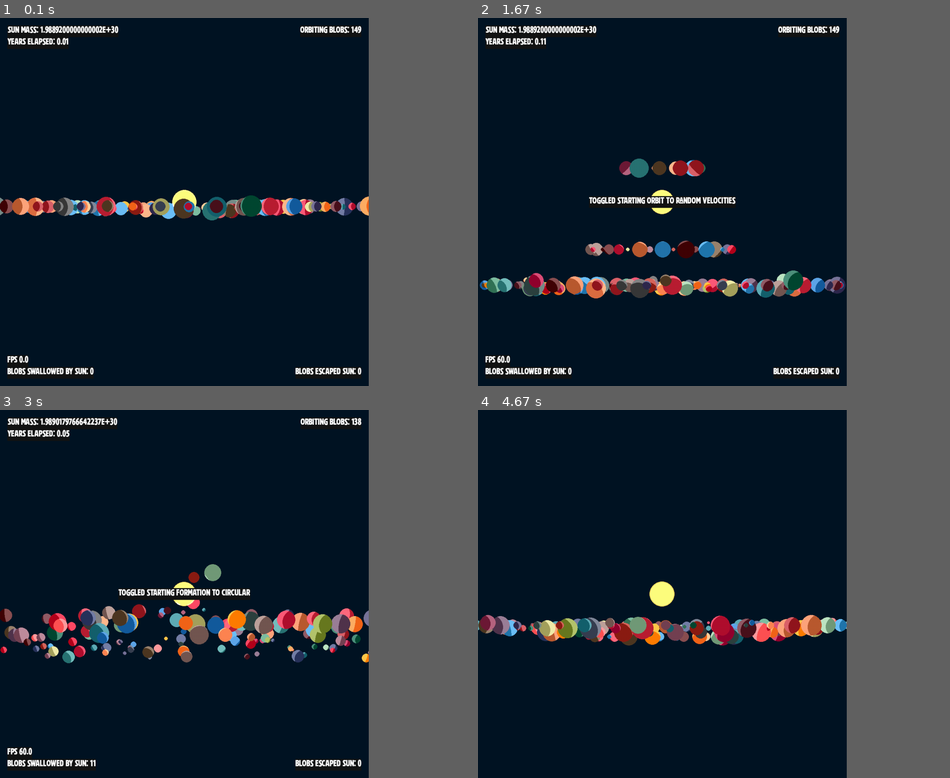
Above: before the commit, frames 1-4 (two rows, left to right).
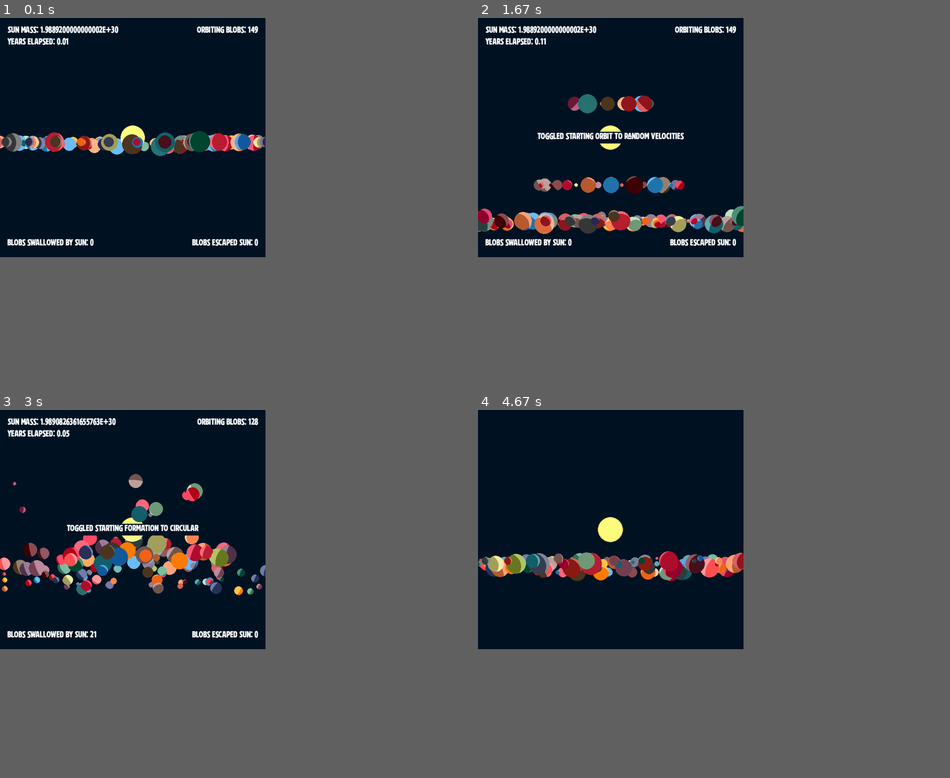
Above: after the commit, the same moments.

Repository: jmottster/newton
Game: pygame game, started from main.py
Two runs of this game, one before a commit and one after it. Both use one fixed random seed, a clock stepped at 60 frames per second and the inputs below.
Inputs:
- Up to frame 1 (0.1 s): no input
- Up to frame 2 (1.67 s): hold D 0.33-0.8 s; hold W 0.83-1.13 s; hold D 1.17-1.63 s
- Up to frame 3 (3 s): hold A 1.67-2.2 s; hold S 2.23-2.53 s; hold A 2.57-2.97 s
- Up to frame 4 (4.67 s): hold W 3-3.37 s; hold D 3.4-4.03 s; hold S 4.07-4.43 s
In our replay, the window is 900x900 before the commit and 648x585 after it. These sizes can differ from the game's own. Grey fills any space a smaller window leaves; there, only what the larger window draws over its background counts as a difference.

The runs differ from the first frame. In frame 1, 7.2% of the frame differs, in the area x 0-79%, y 2-97%; in frame 2, 11%; in frame 3, 12%; in frame 4, 7.6%.

Commit message:
Code efficiency tweaks, preparing for release

Diff:
--- a/blob_plotter.py
+++ b/blob_plotter.py
@@ -6,7 +6,6 @@
 by Jason Mott, copyright 2024
 """
 
-import pygame
 import numpy as np
 import math, random
 from globals import *
@@ -15,7 +14,7 @@
 __author__ = "Jason Mott"
 __copyright__ = "Copyright 2024"
 __license__ = "GPL 3.0"
-__version__ = "0.0.1"
+__version__ = VERSION
 __maintainer__ = "Jason Mott"
 __email__ = "github@jasonmott.com"
 __status__ = "In Progress"
@@ -81,6 +80,7 @@
 
     def plot_blobs(self):
         # TODO This function is getting unruly, clean it up
+
         # split the screen up into enough partitions for every blob
         if NUM_BLOBS > 5:
             blob_partition = round(
@@ -312,7 +312,7 @@
                 #     f"{round(blob.z * SCALE_DOWN)}",
                 #     1,
                 #     (255, 255, 255),
-                #     (0, 0, 0),
+                #     BACKGROUND_COLOR,
                 # )
                 # self.universe.blit(
                 #     mass_text,
@@ -353,7 +353,7 @@
                 message,
                 1,
                 (255, 255, 255),
-                (19, 21, 21),
+                BACKGROUND_COLOR,
             )
             self.display.blit(
                 message_center,
@@ -368,7 +368,7 @@
             f"Sun mass: {self.blobs[0].mass}",
             1,
             (255, 255, 255),
-            (19, 21, 21),
+            BACKGROUND_COLOR,
         )
         self.display.blit(
             stat_text_top_left,
@@ -383,7 +383,7 @@
             f"Orbiting blobs: {self.blobs.size - 1}",
             1,
             (255, 255, 255),
-            (19, 21, 21),
+            BACKGROUND_COLOR,
         )
         self.display.blit(
             stat_text_top_right,
@@ -398,7 +398,7 @@
             f"Blobs swallowed by Sun: {self.blobs_swalled}",
             1,
             (255, 255, 255),
-            (19, 21, 21),
+            BACKGROUND_COLOR,
         )
         self.display.blit(
             stat_text_bottom_left,
@@ -413,7 +413,7 @@
             f"Blobs escaped Sun: {self.blobs_escaped}",
             1,
             (255, 255, 255),
-            (19, 21, 21),
+            BACKGROUND_COLOR,
         )
         self.display.blit(
             stat_text_bottom_right,
--- a/globals.py
+++ b/globals.py
@@ -6,13 +6,12 @@
 by Jason Mott, copyright 2024
 """
 
-import math
 from os import path
 
 __author__ = "Jason Mott"
 __copyright__ = "Copyright 2024"
 __license__ = "GPL 3.0"
-__version__ = "0.0.1"
+__version__ = "0.0.2"
 __maintainer__ = "Jason Mott"
 __email__ = "github@jasonmott.com"
 __status__ = "In Progress"
@@ -20,12 +19,14 @@
 
 # Global constants
 
+VERSION = __version__
+
 # No need to ever change these
 G = 6.67428e-11  # Gravitational constant
 AU = 149.6e6 * 1000  # 1 Astronomical Unit
 
 # Change to scale the size of universe (thus window)
-CLOCK_FPS = True
+CLOCK_FPS = False
 LIGHTING = True
 SCALE_PERCENT = 1
 AU_SCALE_FACTOR = 500 * SCALE_PERCENT  # Number of pixles to equal 1 AU
@@ -44,7 +45,7 @@
 GRID_KEY_UPPER_BOUND = int(UNIVERSE_SIZE / GRID_CELL_SIZE)
 GRID_KEY_CHECK_BOUND = GRID_KEY_UPPER_BOUND - 1
 SCALE_DOWN = AU_SCALE_FACTOR / AU  # 1 AU = SCALE_FACTOR pixels
-SCALE_UP = AU / AU_SCALE_FACTOR  # 1 AU = SCALE_FACTOR pixels
+SCALE_UP = AU / AU_SCALE_FACTOR  # SCALE_FACTOR pixels = 1 AU
 # Cube size of the universe in real life scale
 SCALED_UNIVERSE_SIZE = UNIVERSE_SIZE * SCALE_UP  # Real height and width in AU
 FRAME_RATE = 60  # there are FRAME_RATE frames per second
@@ -70,15 +71,14 @@
 CENTER_BLOB_COLOR = (255, 210, 63)
 CENTER_BLOB_NAME = "sun"
 COLORS = [
-    (221, 110, 66),
-    (33, 118, 174),
-    (51, 115, 87),
-    (147, 3, 46),
+    (221, 110, 66),  # rgb(221, 110, 66)
+    (33, 118, 174),  # rgb(33, 118, 174)
+    (51, 115, 87),  # rgb(51, 115, 87)
+    (147, 3, 46),  # rgb(147, 3, 46)
     (255, 133, 82),
     (255, 81, 84),
     (177, 15, 46),
     (35, 116, 171),
-    # (120, 188, 97),
     (179, 0, 27),
     (242, 100, 25),
     (20, 92, 158),
--- a/main.py
+++ b/main.py
@@ -9,14 +9,13 @@
 import pygame
 
 from resources import resource_path, FPS
-from massive_blob import MassiveBlob
 from blob_plotter import BlobPlotter
 from globals import *
 
 __author__ = "Jason Mott"
 __copyright__ = "Copyright 2024"
 __license__ = "GPL 3.0"
-__version__ = "0.0.1"
+__version__ = VERSION
 __maintainer__ = "Jason Mott"
 __email__ = "github@jasonmott.com"
 __status__ = "In Progress"
@@ -31,20 +30,17 @@
 
     def __init__(self):
 
-        self.pg = pygame
-        self.pg.init()
+        pygame.init()
 
         # Set up the window, frame rate clock, and fonts
-        self.universe = self.pg.Surface([UNIVERSE_SIZE_W, UNIVERSE_SIZE_H])
-        self.display = self.pg.display.set_mode(
-            [DISPLAY_SIZE_W, DISPLAY_SIZE_H], self.pg.RESIZABLE
-        )
-        self.pg.display.set_caption("Newton's Blobs")
-        self.img = self.pg.image.load(resource_path(WINDOW_ICON))
-        self.pg.display.set_icon(self.img)
+        self.universe = pygame.Surface([UNIVERSE_SIZE_W, UNIVERSE_SIZE_H])
+        self.display = self.getDisplay()
+        pygame.display.set_caption("Newton's Blobs")
+        self.img = pygame.image.load(resource_path(WINDOW_ICON))
+        pygame.display.set_icon(self.img)
         self.fps = FPS()
-        self.stat_font = self.pg.font.Font(resource_path(DISPLAY_FONT), STAT_FONT_SIZE)
-        self.blob_font = self.pg.font.Font(resource_path(DISPLAY_FONT), BLOB_FONT_SIZE)
+        self.stat_font = pygame.font.Font(resource_path(DISPLAY_FONT), STAT_FONT_SIZE)
+        self.blob_font = pygame.font.Font(resource_path(DISPLAY_FONT), BLOB_FONT_SIZE)
 
         # Get all the blobs ready to roll
         self.blob_plotter = BlobPlotter(self.universe, self.display)
@@ -58,8 +54,8 @@
         self.message = None
         self.message_counter = 0
         self.fullscreen = False
-        self.fullscreen_save_w = DISPLAY_SIZE_W
-        self.fullscreen_save_h = DISPLAY_SIZE_H
+        self.fullscreen_save_w = self.display.get_width()
+        self.fullscreen_save_h = self.display.get_height()
         self.toggle_start_square_t = f"Toggled starting formation to square"
         self.toggle_start_circular_t = f"Toggled starting formation to circular"
 
@@ -68,27 +64,39 @@
         )
         self.toggle_start_random_orbit = f"Toggled starting orbit to random velocities"
 
+    def getDisplay(self):
+        current_height = pygame.display.get_desktop_sizes()[0][1]
+
+        if current_height < DISPLAY_SIZE_H:
+            return pygame.display.set_mode(
+                [current_height, current_height - 70], pygame.RESIZABLE
+            )
+
+        return pygame.display.set_mode(
+            [DISPLAY_SIZE_W, DISPLAY_SIZE_H], pygame.RESIZABLE
+        )
+
     def run(self):
         while self.running:
             # Check for events
-            for event in self.pg.event.get():
-                if event.type == self.pg.QUIT:
+            for event in pygame.event.get():
+                if event.type == pygame.QUIT:
                     self.running = False
-                if event.type == self.pg.KEYDOWN:
-                    if event.key == self.pg.K_q:
+                if event.type == pygame.KEYDOWN:
+                    if event.key == pygame.K_q:
                         self.running = False
-                    if event.key == self.pg.K_SPACE:
+                    if event.key == pygame.K_SPACE:
                         self.paused = not self.paused
                         if self.paused:
                             self.blob_plotter.blobs[0].pause = True
                         else:
                             self.blob_plotter.blobs[0].pause = False
-                    if event.key == self.pg.K_d:
+                    if event.key == pygame.K_d:
                         self.show_stats = not self.show_stats
-                    if event.key == self.pg.K_s:
+                    if event.key == pygame.K_s:
                         self.elapsed_time = 0
                         self.blob_plotter.start_over()
-                    if event.key == self.pg.K_a:
+                    if event.key == pygame.K_a:
                         self.blob_plotter.square_grid = (
                             not self.blob_plotter.square_grid
                         )
@@ -97,7 +105,7 @@
                         else:
                             self.message = self.toggle_start_circular_t
                         self.message_counter = 60 * 3
-                    if event.key == self.pg.K_w:
+                    if event.key == pygame.K_w:
                         self.blob_plotter.start_perfect_orbit = (
                             not self.blob_plotter.start_perfect_orbit
                         )
@@ -106,23 +114,23 @@
                         else:
                             self.message = self.toggle_start_random_orbit
                         self.message_counter = 60 * 3
-                    if event.key == self.pg.K_f:
+                    if event.key == pygame.K_f:
                         if self.fullscreen:
-                            self.pg.display.set_mode(
+                            pygame.display.set_mode(
                                 (self.fullscreen_save_w, self.fullscreen_save_h),
-                                self.pg.RESIZABLE,
+                                pygame.RESIZABLE,
                             )
                             self.fullscreen = False
                         else:
                             self.fullscreen_save_w = self.display.get_width()
                             self.fullscreen_save_h = self.display.get_height()
-                            self.pg.display.set_mode((0, 0), self.pg.FULLSCREEN)
+                            pygame.display.set_mode((0, 0), pygame.FULLSCREEN)
                             self.fullscreen = True
 
             self.render_frame()
 
         # While loop broke! Time to quit.
-        self.pg.quit()
+        pygame.quit()
 
     def render_frame(self):
 
@@ -150,7 +158,7 @@
                 )
 
         # Flip the display
-        self.pg.display.flip()
+        pygame.display.flip()
 
         if not self.paused:
             # Apply changes
@@ -170,7 +178,7 @@
             f"Years elapsed: {self.get_elapsed_time_in(self.YEARS)}",
             True,
             (255, 255, 255),
-            (19, 21, 21),
+            BACKGROUND_COLOR,
         )
         self.display.blit(self.time_text, (20, self.time_text.get_height() + 20))
 
--- a/massive_blob.py
+++ b/massive_blob.py
@@ -14,7 +14,7 @@
 __author__ = "Jason Mott"
 __copyright__ = "Copyright 2024"
 __license__ = "GPL 3.0"
-__version__ = "0.0.1"
+__version__ = VERSION
 __maintainer__ = "Jason Mott"
 __email__ = "github@jasonmott.com"
 __status__ = "In Progress"
@@ -67,6 +67,36 @@
         g is the Gravitational Constant to be applied to equation
     """
 
+    __slots__ = (
+        "universe",
+        "scaled_universe_width",
+        "scaled_universe_height",
+        "scaled_universe_size_squared_x",
+        "scaled_universe_size_squared_y",
+        "scaled_universe_size_half_x",
+        "scaled_universe_size_half_y",
+        "scaled_universe_size_eighth_x",
+        "scaled_universe_size_eighth_y",
+        "GRAVITATIONAL_RANGE",
+        "name",
+        "color",
+        "radius",
+        "scaled_radius",
+        "mass",
+        "x",
+        "y",
+        "z",
+        "orig_radius",
+        "vx",
+        "vy",
+        "vz",
+        "dead",
+        "swallowed",
+        "escaped",
+        "blob_suface",
+        "pause",
+    )
+
     center_blob_x = UNIVERSE_SIZE_W / 2
     center_blob_y = UNIVERSE_SIZE_H / 2
     center_blob_z = UNIVERSE_SIZE_D / 2
@@ -389,6 +419,35 @@
 
     """
 
+    __slots__ = (
+        "LIGHT_RADIUS_MULTI",
+        "radius",
+        "width_center",
+        "height_center",
+        "position",
+        "animation_scale_div",
+        "animation_cache_size",
+        "animation_radius",
+        "animation_small_radius",
+        "animation_width_center",
+        "animation_height_center",
+        "rect",
+        "color",
+        "colorkey",
+        "light_radius",
+        "light_flag",
+        "light_color",
+        "light_cache",
+        "light_index",
+        "shade_radius",
+        "shade_color",
+        "shade_cache",
+        "shade_index",
+        "alpha_image",
+        "mask_image",
+        "parent_blob",
+    )
+
     def __init__(self, radius, color):
         self.LIGHT_RADIUS_MULTI = 6
         self.radius = radius
@@ -425,8 +484,6 @@
         self.parent_blob = self.draw_blob()
         self.draw_alpha_image()
         self.draw_mask()
-        # self.draw_light()
-        # self.draw_shade()
 
     def resize(self, radius):
         # Self explanotory, I think. A way to resize without having to delete and reinstantiate
--- a/resources.py
+++ b/resources.py
@@ -14,7 +14,7 @@
 __author__ = "Jason Mott"
 __copyright__ = "Copyright 2024"
 __license__ = "GPL 3.0"
-__version__ = "0.0.1"
+__version__ = VERSION
 __maintainer__ = "Jason Mott"
 __email__ = "github@jasonmott.com"
 __status__ = "In Progress"
@@ -36,7 +36,10 @@
         self.clock = pygame.time.Clock()
         self.font = pygame.font.Font(resource_path(DISPLAY_FONT), STAT_FONT_SIZE)
         self.text = self.font.render(
-            str(round(self.clock.get_fps(), 2)), True, (255, 255, 255), (19, 21, 21)
+            f"FPS {round(self.clock.get_fps(), 2)}",
+            True,
+            (255, 255, 255),
+            BACKGROUND_COLOR,
         )
 
     def render(self, display, x, y):
@@ -44,6 +47,6 @@
             f"FPS {round(self.clock.get_fps(), 2)}",
             True,
             (255, 255, 255),
-            (19, 21, 21),
+            BACKGROUND_COLOR,
         )
         display.blit(self.text, (x, y))
Not shown, changed: README.md
